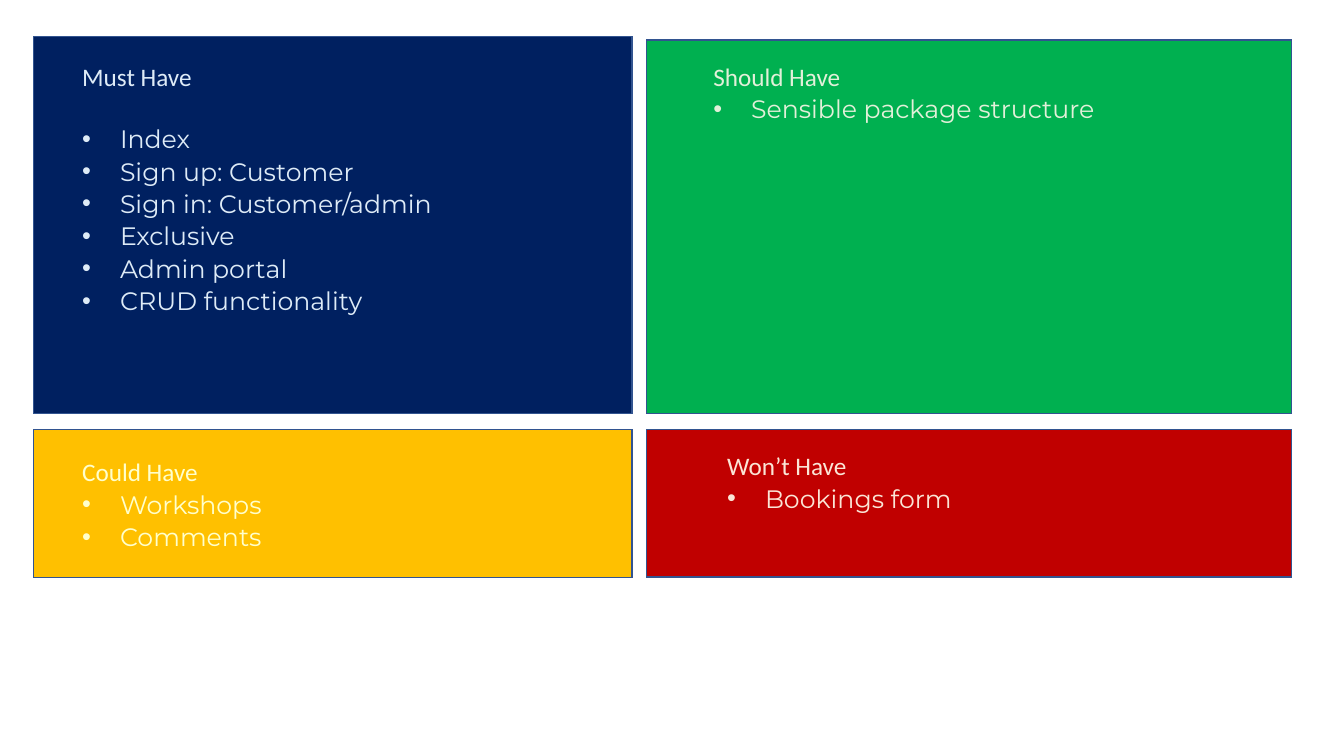
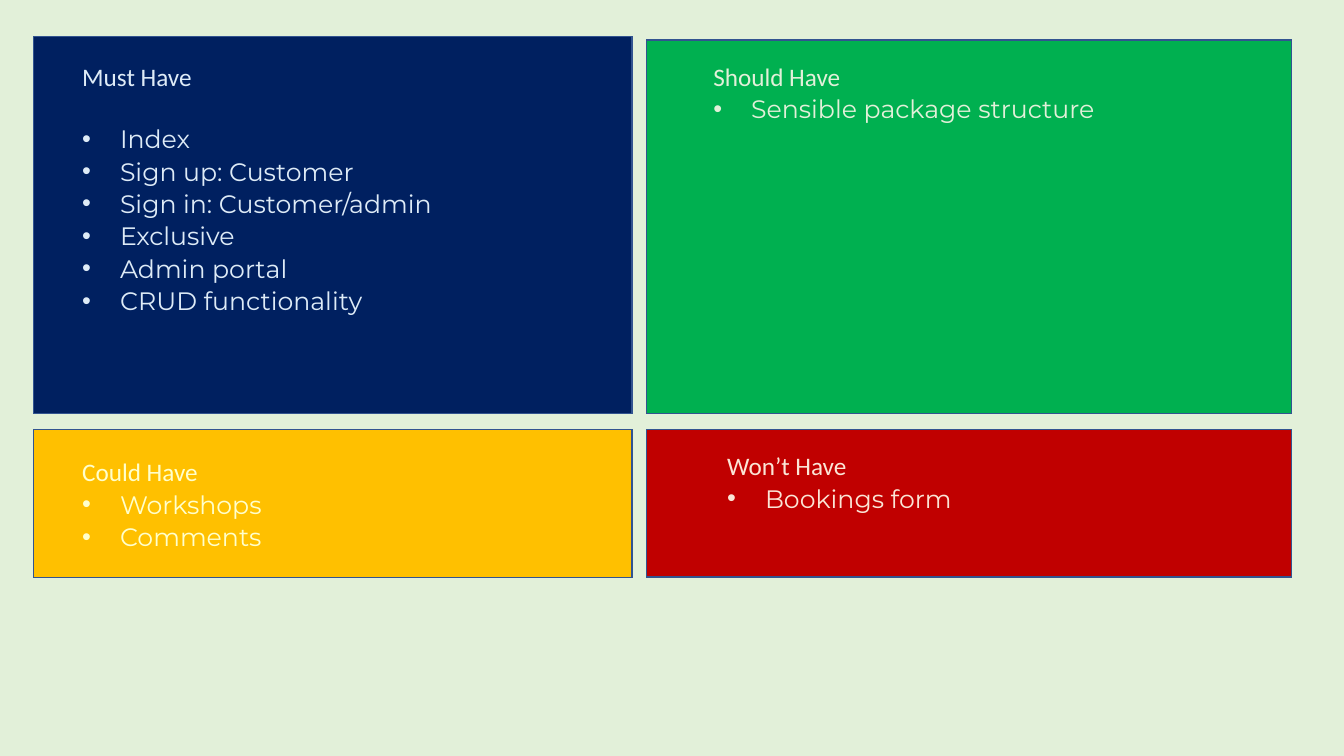
Before and after one commit to shivalasvegas/HobbyProject, a slide deck: slide 7 of PROJECT_FILES/hobbyProject_shefeltgood.pptx (slide 13 before the commit). Drawn at 1344x756 pixels with LibreOffice and Linux fonts; fonts in the diff are those of the drawing. Boxes give left, top, right and bottom in pixels: in the first picture for what was removed or moved away, otherwise in the second. Text is boxed around its words. In the diff, an @@ line names an element or a change of style, - is before the commit and + after.

```diff
--- a/PROJECT_FILES/hobbyProject_shefeltgood.pptx
+++ b/PROJECT_FILES/hobbyProject_shefeltgood.pptx
@@ background #FFFFFF to #E2F0D9 @@
```
Also in this commit, not shown: 4 other slides changed, 14 slides added, 8 slides removed, 51 other files.
